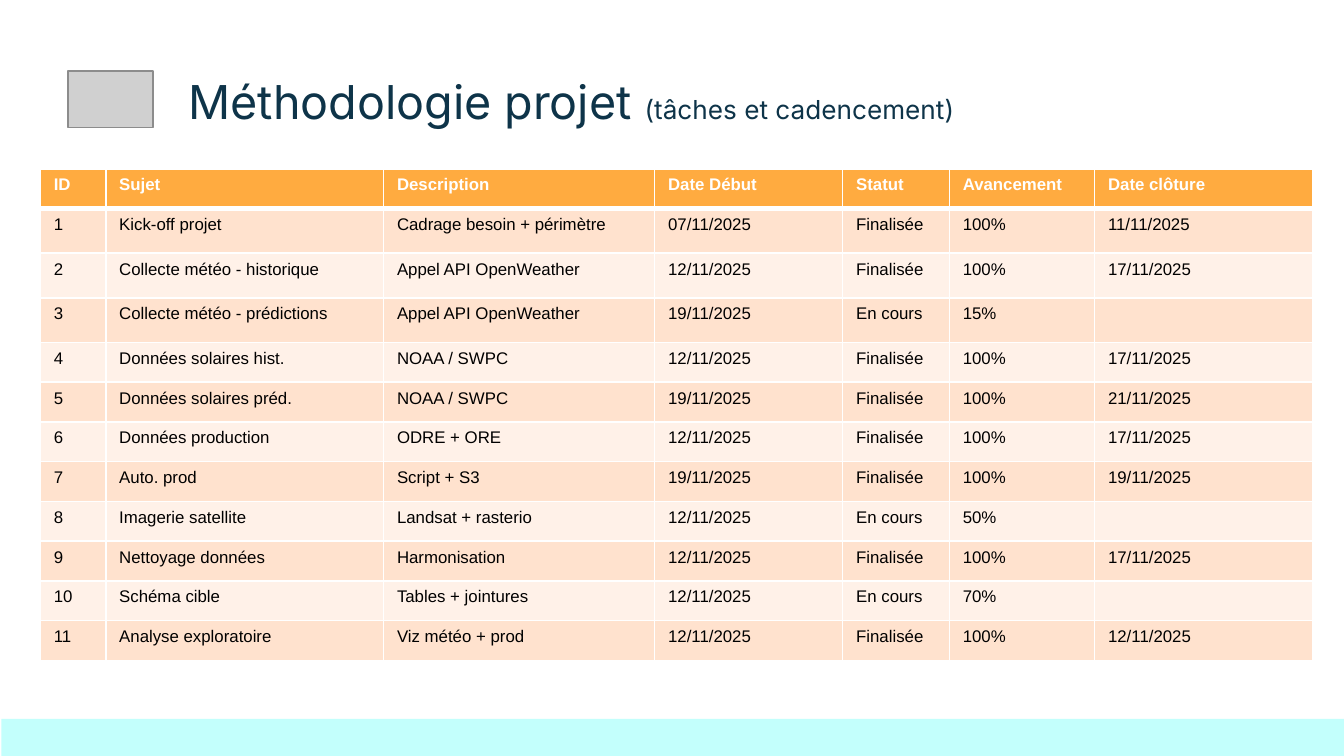
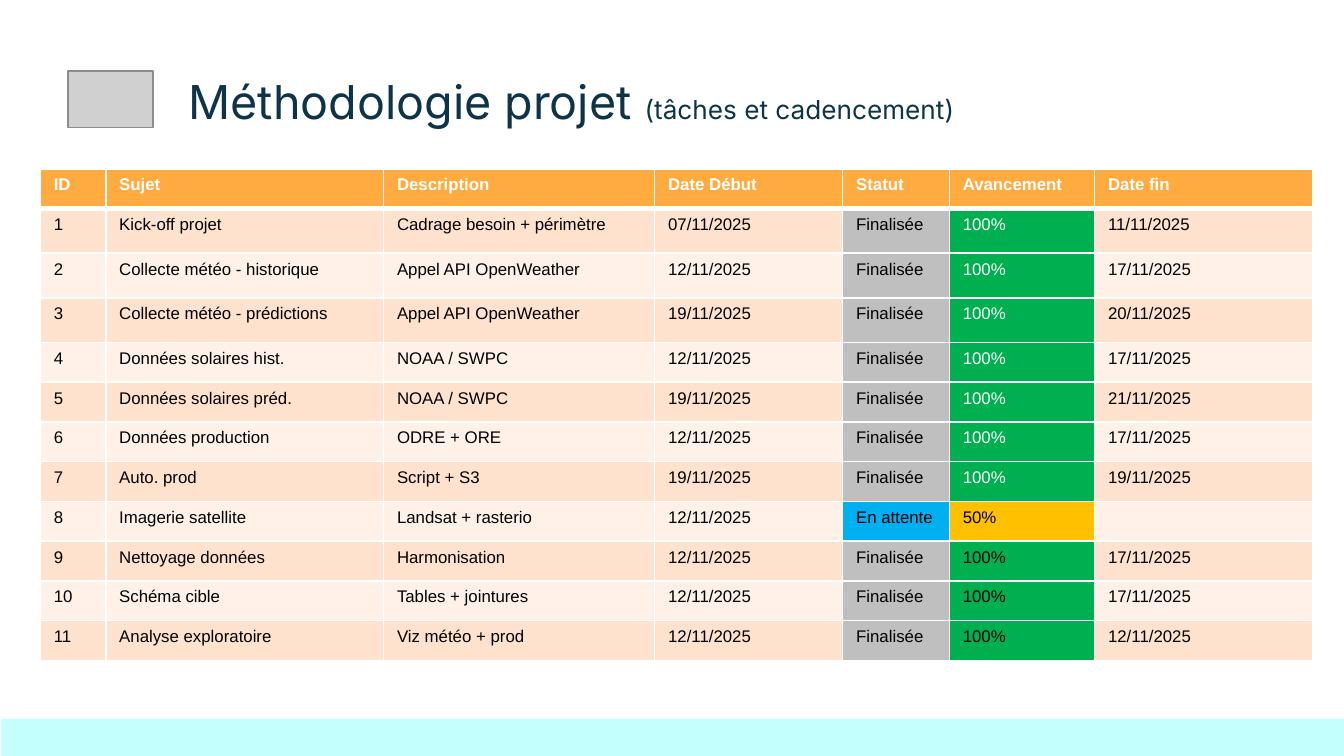
Before and after one commit to Sheikoh/REnergies_efficiency_prediction, a slide deck: slide 17 of presentation/dsfs_ft_36_Projet_REnergies_efficiency_prediction.pptx (slide 16 before the commit). Drawn at 1344x756 pixels with LibreOffice and Linux fonts; fonts in the diff are those of the drawing; grey boxes stand for pictures. Boxes give left, top, right and bottom in pixels: in the first picture for what was removed or moved away, otherwise in the second. Text is boxed around its words. In the diff, an @@ line names an element or a change of style, - is before the commit and + after.

```diff
--- a/presentation/dsfs_ft_36_Projet_REnergies_efficiency_prediction.pptx
+++ b/presentation/dsfs_ft_36_Projet_REnergies_efficiency_prediction.pptx
@@ table at bbox=[40, 169, 1313, 661] @@
-row 1, column 7: Date clôture
+row 1, column 7: Date fin
-row 4: 3 | Collecte météo - prédictions | Appel API OpenWeather | 19/11/2025 | En cours | 15% | 
+row 4: 3 | Collecte météo - prédictions | Appel API OpenWeather | 19/11/2025 | Finalisée | 100% | 20/11/2025
-row 9, column 5: En cours
+row 9, column 5: En attente
-row 11: 10 | Schéma cible | Tables + jointures | 12/11/2025 | En cours | 70% | 
+row 11: 10 | Schéma cible | Tables + jointures | 12/11/2025 | Finalisée | 100% | 17/11/2025
@@ fill #FFE2CF to #BFBFBF in 6 cells @@
@@ fill #FFE2CF to #00B050 in 6 cells @@
@@ fill #FFF1E8 to #BFBFBF in 4 cells @@
@@ fill #FFF1E8 to #00B050 in 4 cells @@
@@ fill #FFF1E8 to #00B0F0 in row 9, column 5 @@
@@ fill #FFF1E8 to #FFC000 in row 9, column 6 @@
@@ text colour #000000 to #FFFFFF in "100%", "100%", "100%", "100%" and 2 more places @@
```
Also in this commit, not shown: 9 other slides changed, 1 slide added, 8 other files.
